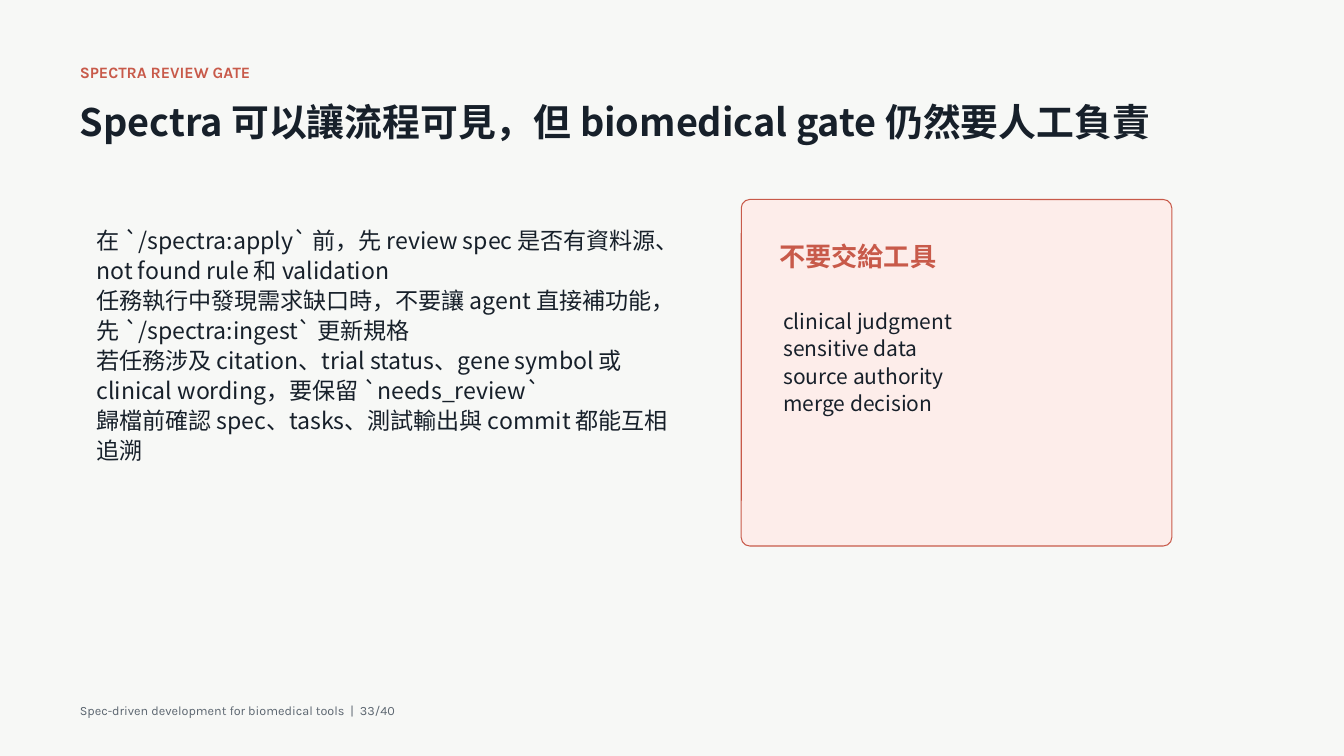
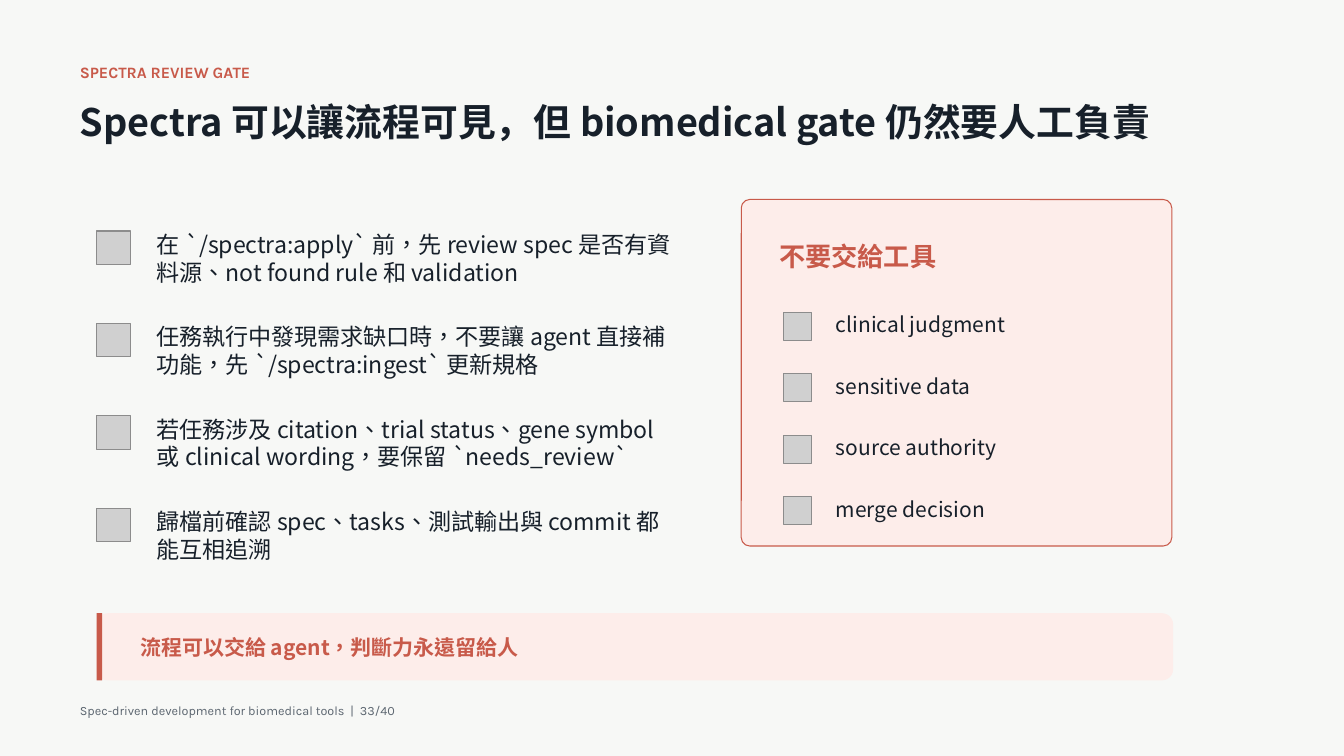
Before and after one commit to godkin1211/LLM_applications_on_BioMedicalData, a slide deck: slide 33 of slides/lesson-08-spec-driven-development-biomedical-tools.pptx. Drawn at 1344x756 pixels with LibreOffice and Linux fonts; fonts in the diff are those of the drawing; grey boxes stand for pictures. Boxes give left, top, right and bottom in pixels: in the first picture for what was removed or moved away, otherwise in the second. Text is boxed around its words. In the diff, an @@ line names an element or a change of style, - is before the commit and + after.

```diff
--- a/slides/lesson-08-spec-driven-development-biomedical-tools.pptx
+++ b/slides/lesson-08-spec-driven-development-biomedical-tools.pptx
@@ text at (x1=97, y1=229, x2=679, y2=281): paragraph removed @@
-在 `/spectra:apply` 前，先 review spec 是否有資料源、not found rule 和 validation
@@ picture added at (x1=97, y1=231, x2=130, y2=264) @@
@@ text added at (x1=157, y1=233, x2=670, y2=283), 16.5 pt, text #17202A @@
+在 `/spectra:apply` 前，先 review spec 是否有資料源、not found rule 和 validation
@@ picture added at (x1=97, y1=324, x2=130, y2=357) @@
@@ text "任務執行中發現需求缺口時，不要讓 agent 直接補功能，先 `/spectra:ingest` 更新規格" moved from (x1=97, y1=229, x2=679, y2=461) to (x1=157, y1=325, x2=666, y2=379) @@
@@ text "任務執行中發現需求缺口時，不要讓 agent 直接補功能，先 `/spectra:ingest` 更新規格" at (x1=157, y1=325, x2=666, y2=379): line spacing 1.08 to 1 @@
@@ text at (x1=783, y1=312, x2=952, y2=334): paragraph removed @@
-clinical judgment
@@ picture added at (x1=784, y1=313, x2=813, y2=341) @@
@@ text added at (x1=836, y1=315, x2=1005, y2=337), 15 pt, text #17202A @@
+clinical judgment
@@ text at (x1=97, y1=349, x2=668, y2=461): paragraphs removed @@
-若任務涉及 citation、trial status、gene symbol 或 clinical wording，要保留 `needs_review`
-歸檔前確認 spec、tasks、測試輸出與 commit 都能互相追溯
@@ text at (x1=783, y1=367, x2=944, y2=416): paragraphs removed @@
-source authority
-merge decision
@@ picture added at (x1=784, y1=374, x2=813, y2=402) @@
@@ text "sensitive data" at (x1=836, y1=377, x2=971, y2=395): line spacing 1.08 to 1 @@
@@ text "sensitive data" moved from (x1=783, y1=312, x2=952, y2=416) to (x1=836, y1=377, x2=971, y2=395) @@
@@ picture added at (x1=97, y1=415, x2=130, y2=449) @@
@@ text added at (x1=157, y1=418, x2=654, y2=471), 16.5 pt, text #17202A @@
+若任務涉及 citation、trial status、gene symbol 或 clinical wording，要保留 `needs_review`
@@ picture added at (x1=784, y1=436, x2=813, y2=464) @@
@@ text added at (x1=836, y1=438, x2=997, y2=460), 15 pt, text #17202A @@
+source authority
@@ picture added at (x1=97, y1=508, x2=130, y2=541) @@
@@ picture added at (x1=784, y1=497, x2=813, y2=525) @@
@@ text added at (x1=836, y1=500, x2=985, y2=522), 15 pt, text #17202A @@
+merge decision
@@ text added at (x1=157, y1=510, x2=659, y2=560), 16.5 pt, text #17202A @@
+歸檔前確認 spec、tasks、測試輸出與 commit 都能互相追溯
@@ rounded rectangle added at (x1=97, y1=613, x2=1174, y2=681), fill #FDEDEA @@
@@ rectangle added at (x1=97, y1=613, x2=103, y2=681), fill #C85A4A @@
@@ text added at (x1=140, y1=637, x2=519, y2=660), 15 pt, text #C85A4A, bold @@
+流程可以交給 agent，判斷力永遠留給人
```
Also in this commit, not shown: 7 other slides changed, 1 other file.
